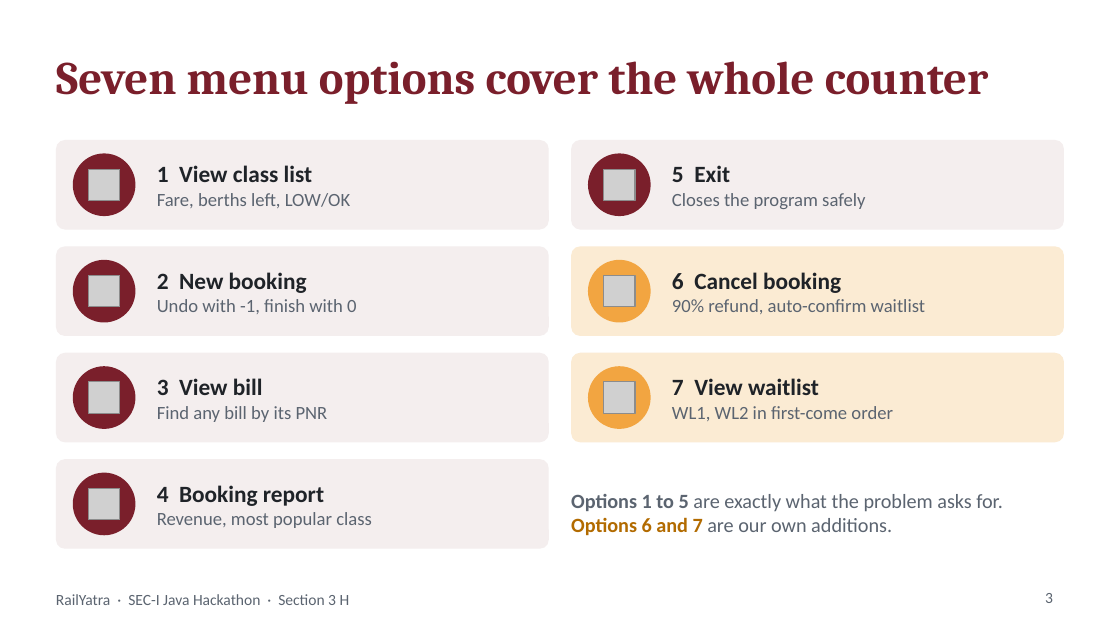
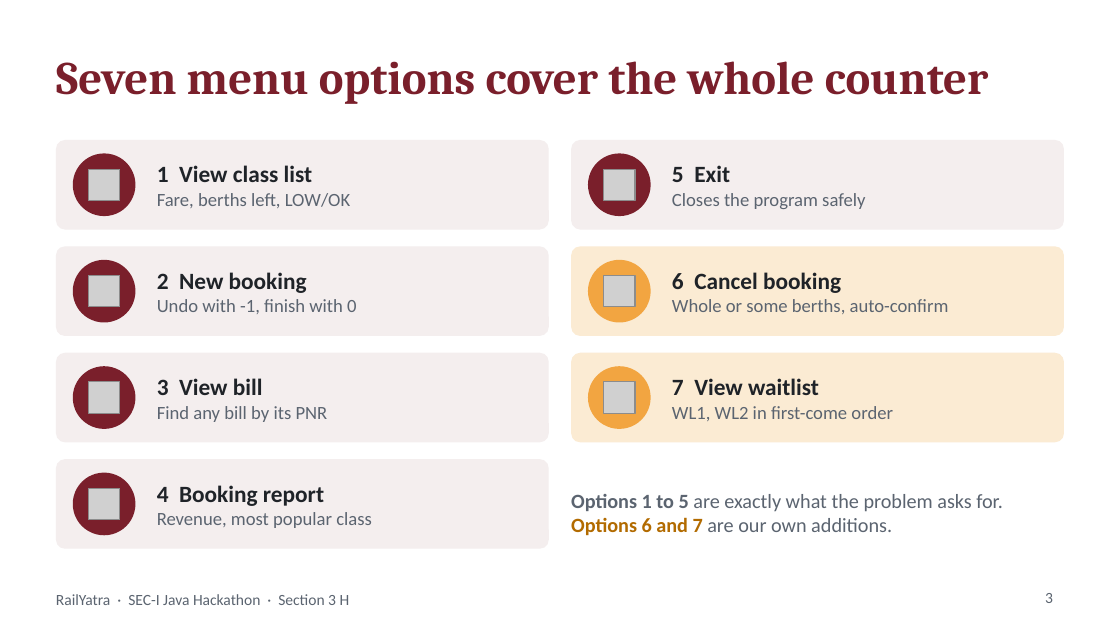
Before and after one commit to pandeylakshya207-max/RailYatra, a slide deck: slide 3 of RailYatra_Presentation.pptx. Drawn at 1120x630 pixels with LibreOffice and Linux fonts; fonts in the diff are those of the drawing; grey boxes stand for pictures. Boxes give left, top, right and bottom in pixels: in the first picture for what was removed or moved away, otherwise in the second. Text is boxed around its words. In the diff, an @@ line names an element or a change of style, - is before the commit and + after.

Commit message:
Add partial cancellation: cancel whole booking or only some berths

```diff
--- a/RailYatra_Presentation.pptx
+++ b/RailYatra_Presentation.pptx
@@ text at <box>672,299,949,314</box>: text changed @@
-90% refund, auto-confirm waitlist
+Whole or some berths, auto-confirm
```
Also in this commit, not shown: 3 other slides changed, 7 other files.
